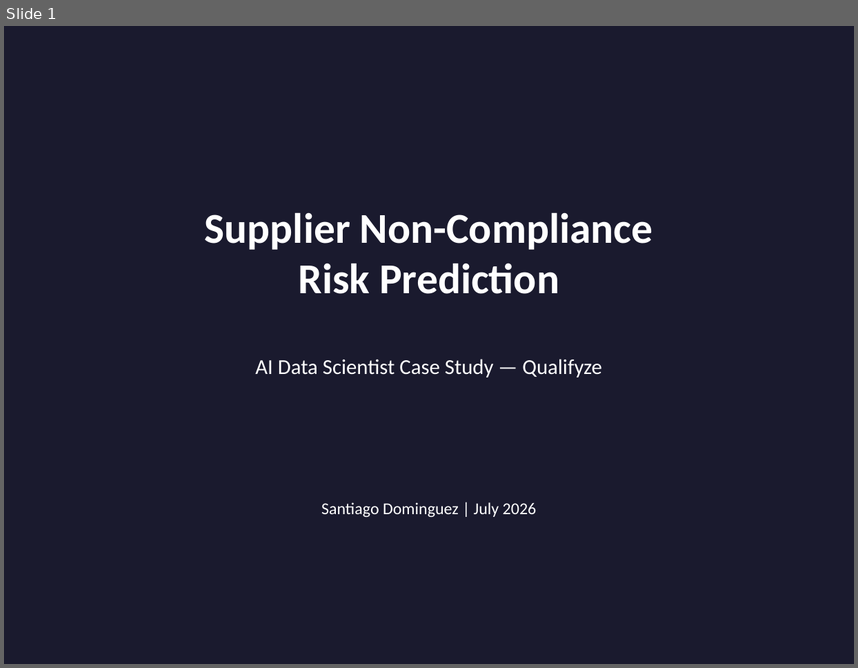
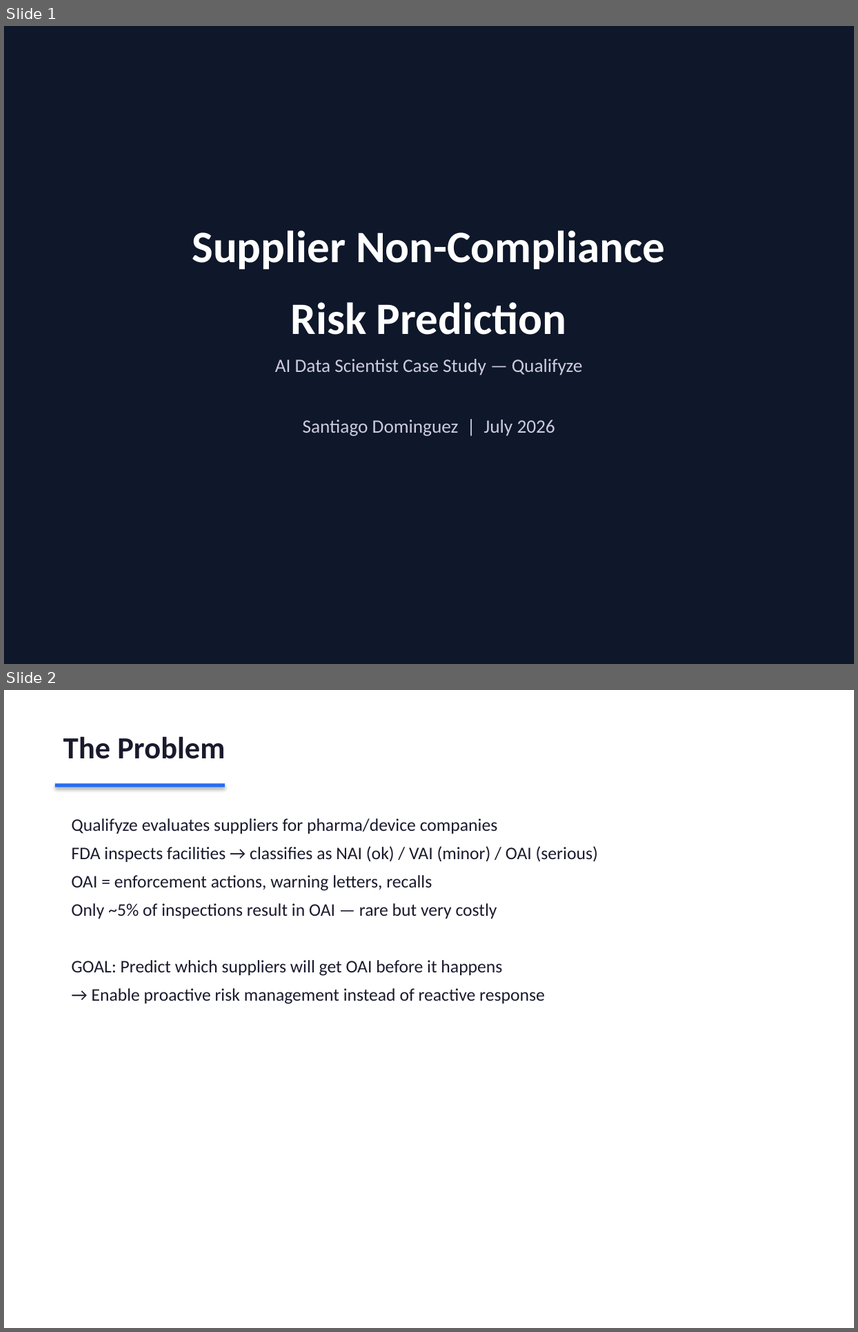
Before and after one commit to santiago-dc/qualifyze-case-study, a slide deck: reports/presentation.pptx. Shown one above the other, each under a label of ours: slide 1 before the commit, slides 1 and 2 after it. The pictures are 858x668 and 858x1332 pixels, drawn with LibreOffice and Linux fonts; fonts in the diff are those of the drawing. Boxes give left, top, right and bottom in pixels: in the first picture for what was removed or moved away, otherwise in the second. Text is boxed around its words. In the diff, an @@ line names an element or a change of style, - is before the commit and + after.

Commit message:
Update docs and improve presentation design (#3)

```diff
--- a/reports/presentation.pptx
+++ b/reports/presentation.pptx
@@ slide 2 added at [4,690,854,1328], background #FFFFFF @@
@@ text added at [63,736,225,759], 26 pt, text #1A1A2E, bold @@
+The Problem
@@ rectangle added at [55,784,225,787], fill #266DF0 @@
@@ text added at [72,818,598,1004], 15 pt, text #1A1A2E @@
+Qualifyze evaluates suppliers for pharma/device companies
+FDA inspects facilities → classifies as NAI (ok) / VAI (minor) / OAI (serious)
+OAI = enforcement actions, warning letters, recalls
+Only ~5% of inspections result in OAI — rare but very costly
+GOAL: Predict which suppliers will get OAI before it happens
+→ Enable proactive risk management instead of reactive response
@@ slide 1 changed as well @@
@@ background #1A1A2E to #0F172A @@
@@ text at [192,230,665,334]: text changed; size 36 to 38 pt @@
-Supplier Non-Compliance
-Risk Prediction
+Supplier Non-Compliance
+Risk Prediction
@@ text at [275,359,583,375]: size 18 to 16 pt, text colour #FFFFFF to #CCCCDD in "AI Data Scientist Case Study — Qualifyze"; more space between paragraphs @@
@@ text at [303,419,555,436]: paragraph added @@
+Santiago Dominguez | July 2026
@@ text removed at [321,502,537,517] @@
-Santiago Dominguez | July 2026
```
Also in this commit, not shown: 4 other slides changed, 12 other slides added, 10 slides removed, 3 other files.
